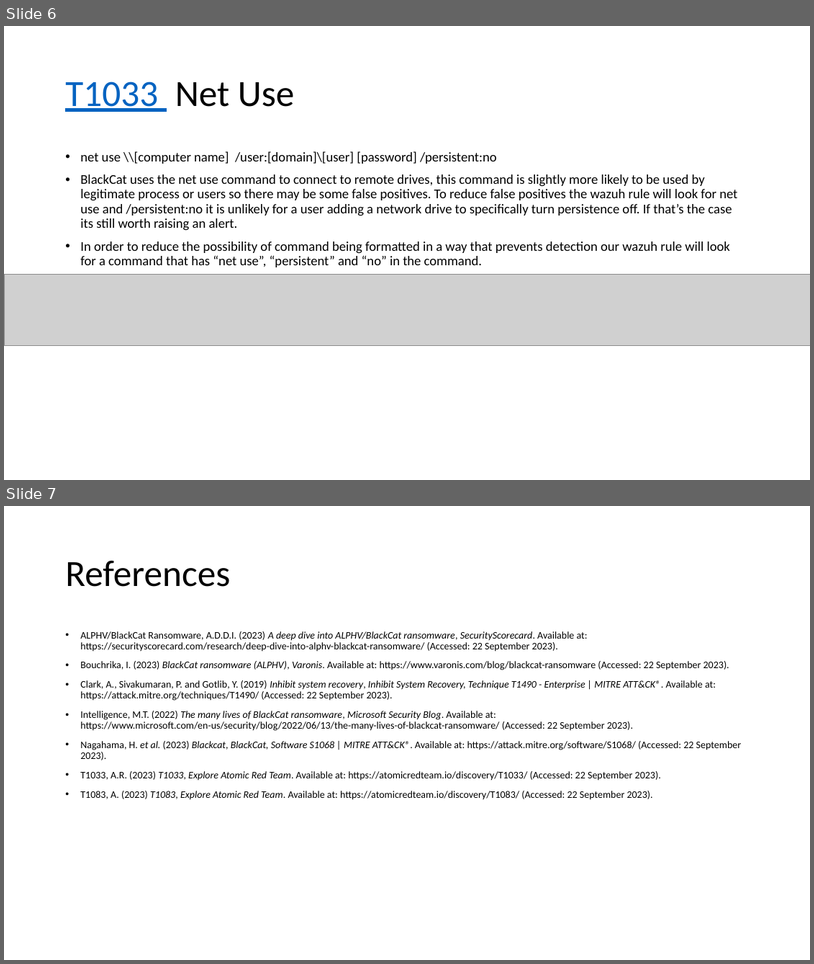
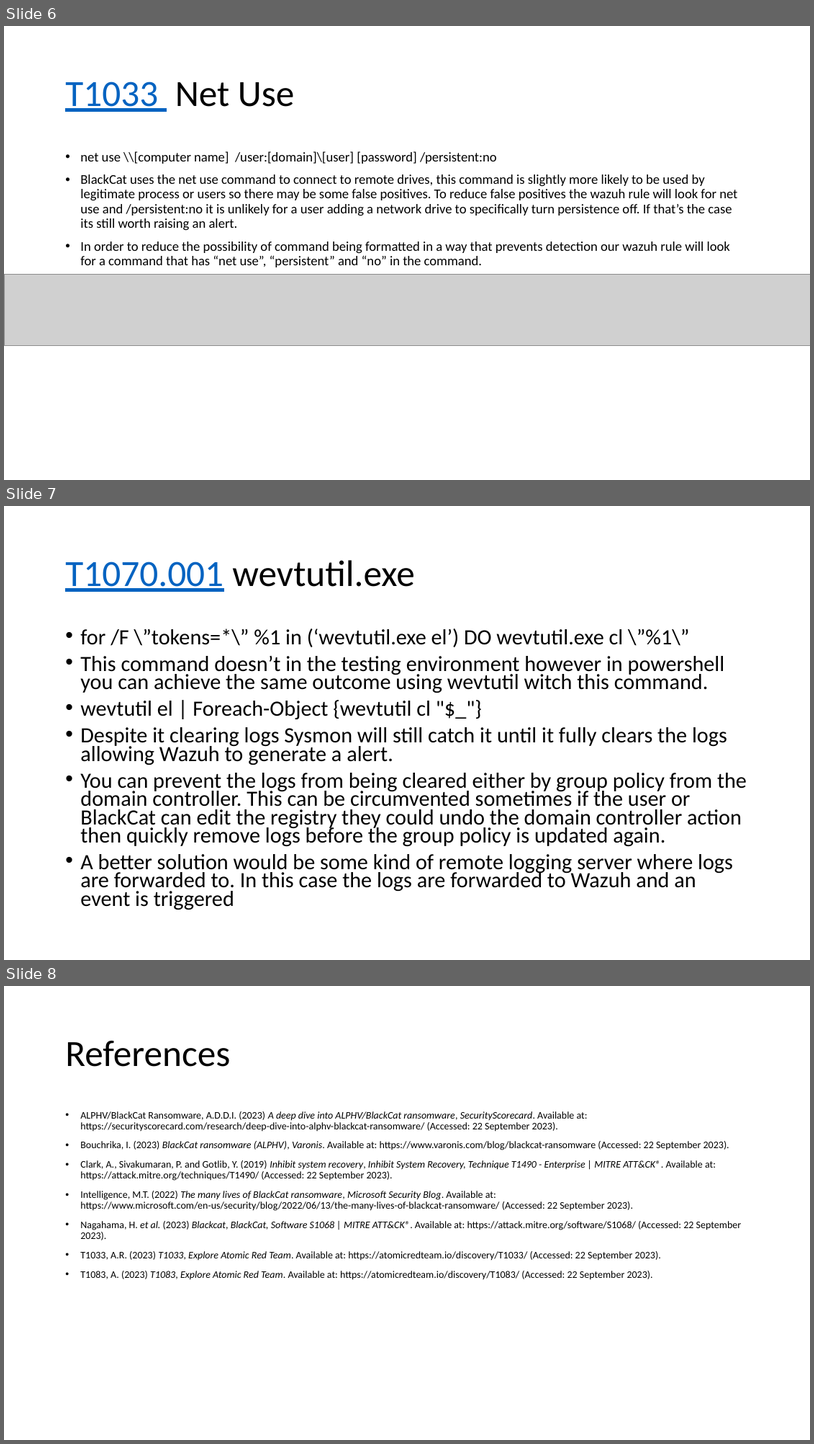
Before and after one commit to CHROME-PLATED-METRO-WOLF/attack, a slide deck: evidence.pptx. Shown one above the other, each under a label of ours: slides 6 and 7 before the commit, slides 6, 7 and 8 after it. The pictures are 814x964 and 814x1444 pixels, drawn with LibreOffice and Linux fonts; fonts in the diff are those of the drawing; grey boxes stand for pictures. Boxes give left, top, right and bottom in pixels: in the first picture for what was removed or moved away, otherwise in the second. Text is boxed around its words. In the diff, an @@ line names an element or a change of style, - is before the commit and + after.

Commit message:
added rule to catch log clears

```diff
--- a/evidence.pptx
+++ b/evidence.pptx
@@ slide 7 added at <box>4,506,810,960</box>, background #FFFFFF @@
@@ title added at <box>65,560,415,592</box>, 44 pt, text #000000 @@
+T1070.001 wevtutil.exe
@@ text added at <box>80,628,747,910</box>, 25.9 pt, text #000000 @@
+• for /F \”tokens=*\” %1 in (‘wevtutil.exe el’) DO wevtutil.exe cl \”%1\”
+• This command doesn’t in the testing environment however in powershell you can achieve the same outcome using wevtutil witch this command.
+• wevtutil el | Foreach-Object {wevtutil cl "$_"}
+• Despite it clearing logs Sysmon will still catch it until it fully clears the logs allowing Wazuh to generate a alert.
+• You can prevent the logs from being cleared either by group policy from the domain controller. This can be circumvented sometimes if the user or BlackCat can edit the registry they could undo the domain controller action then quickly remove logs before the group policy is updated again.
+• A better solution would be some kind of remote logging server where logs are forwarded to. In this case the logs are forwarded to Wazuh and an event is triggered
@@ what was slide 7 is now slide 8 @@
```
Also in this commit, not shown: 1 other file.
